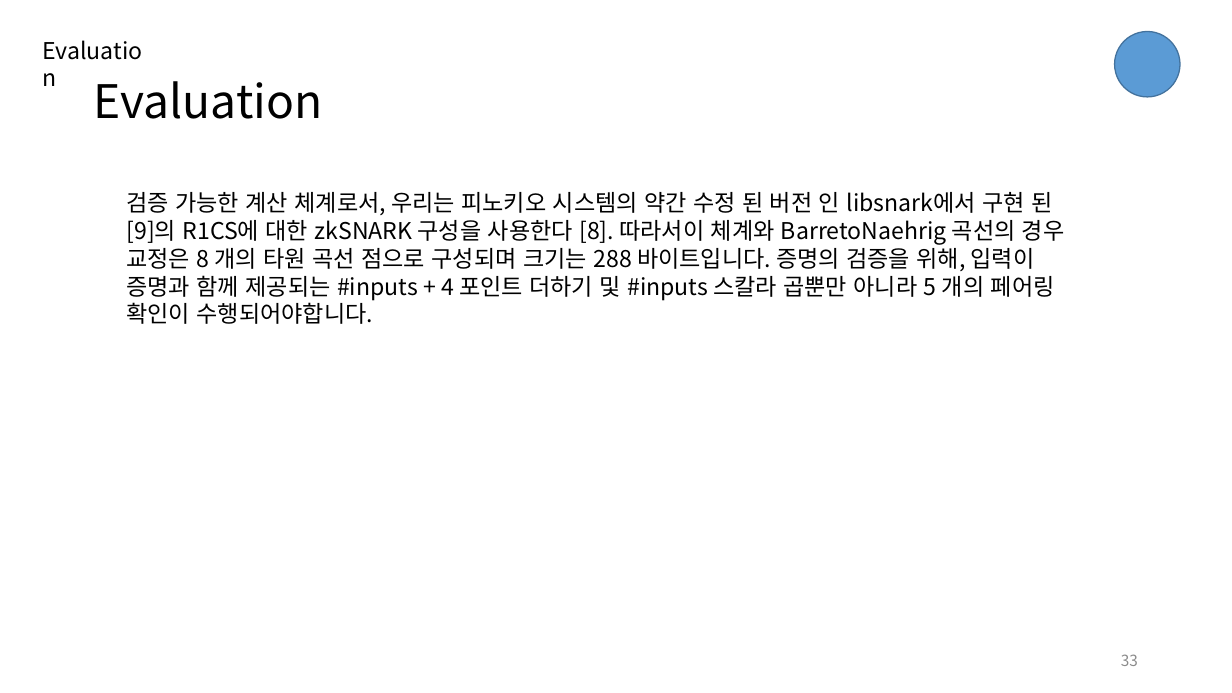
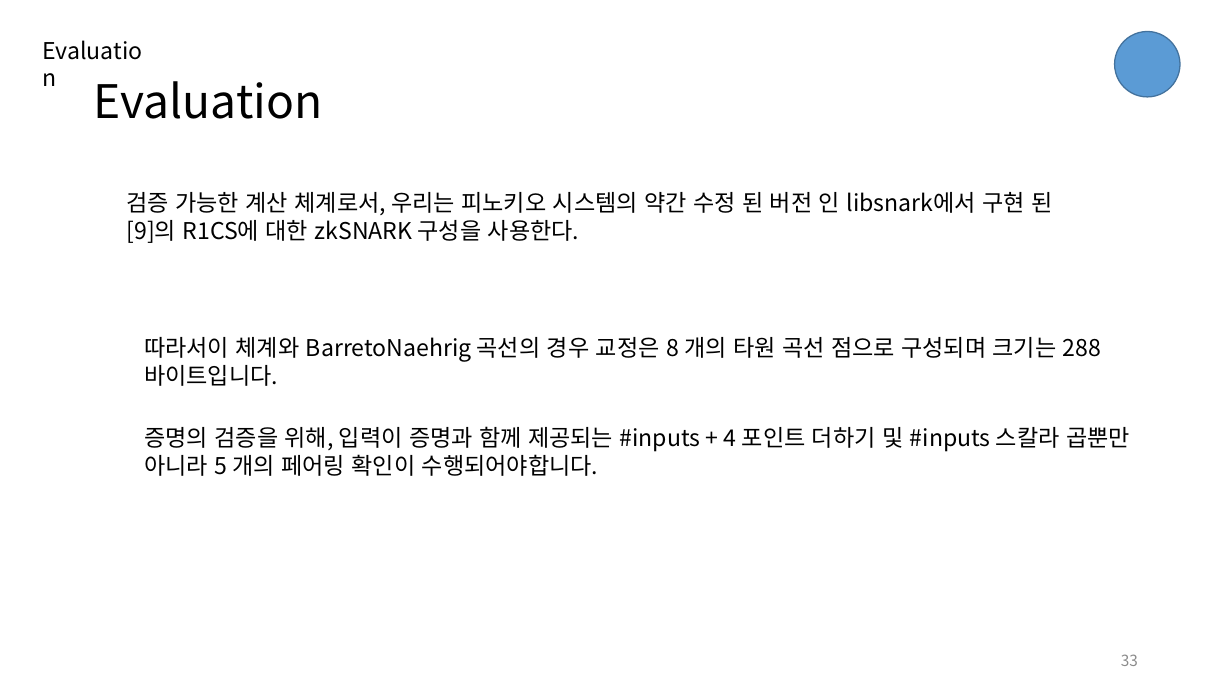
Before and after one commit to djm02309/paper, a slide deck: slide 33 of zokrates/ZoKrates.pptx. Drawn at 1232x693 pixels with LibreOffice and Linux fonts; fonts in the diff are those of the drawing. Boxes give left, top, right and bottom in pixels: in the first picture for what was removed or moved away, otherwise in the second. Text is boxed around its words. In the diff, an @@ line names an element or a change of style, - is before the commit and + after.

```diff
--- a/zokrates/ZoKrates.pptx
+++ b/zokrates/ZoKrates.pptx
@@ text at [126, 192, 1052, 243]: text changed @@
-검증 가능한 계산 체계로서, 우리는 피노키오 시스템의 약간 수정 된 버전 인 libsnark에서 구현 된 [9]의 R1CS에 대한 zkSNARK 구성을 사용한다 [8]. 따라서이 체계와 BarretoNaehrig 곡선의 경우 교정은 8 개의 타원 곡선 점으로 구성되며 크기는 288 바이트입니다. 증명의 검증을 위해, 입력이 증명과 함께 제공되는 #inputs + 4 포인트 더하기 및 #inputs 스칼라 곱뿐만 아니라 5 개의 페어링 확인이 수행되어야합니다.
+검증 가능한 계산 체계로서, 우리는 피노키오 시스템의 약간 수정 된 버전 인 libsnark에서 구현 된 [9]의 R1CS에 대한 zkSNARK 구성을 사용한다.
@@ text added at [144, 337, 1101, 386], 18 pt, text #000000 @@
+따라서이 체계와 BarretoNaehrig 곡선의 경우 교정은 8 개의 타원 곡선 점으로 구성되며 크기는 288 바이트입니다.
@@ text added at [144, 426, 1130, 476], 18 pt, text #000000 @@
+증명의 검증을 위해, 입력이 증명과 함께 제공되는 #inputs + 4 포인트 더하기 및 #inputs 스칼라 곱뿐만 아니라 5 개의 페어링 확인이 수행되어야합니다.
```
Also in this commit, not shown: 24 other slides changed.
